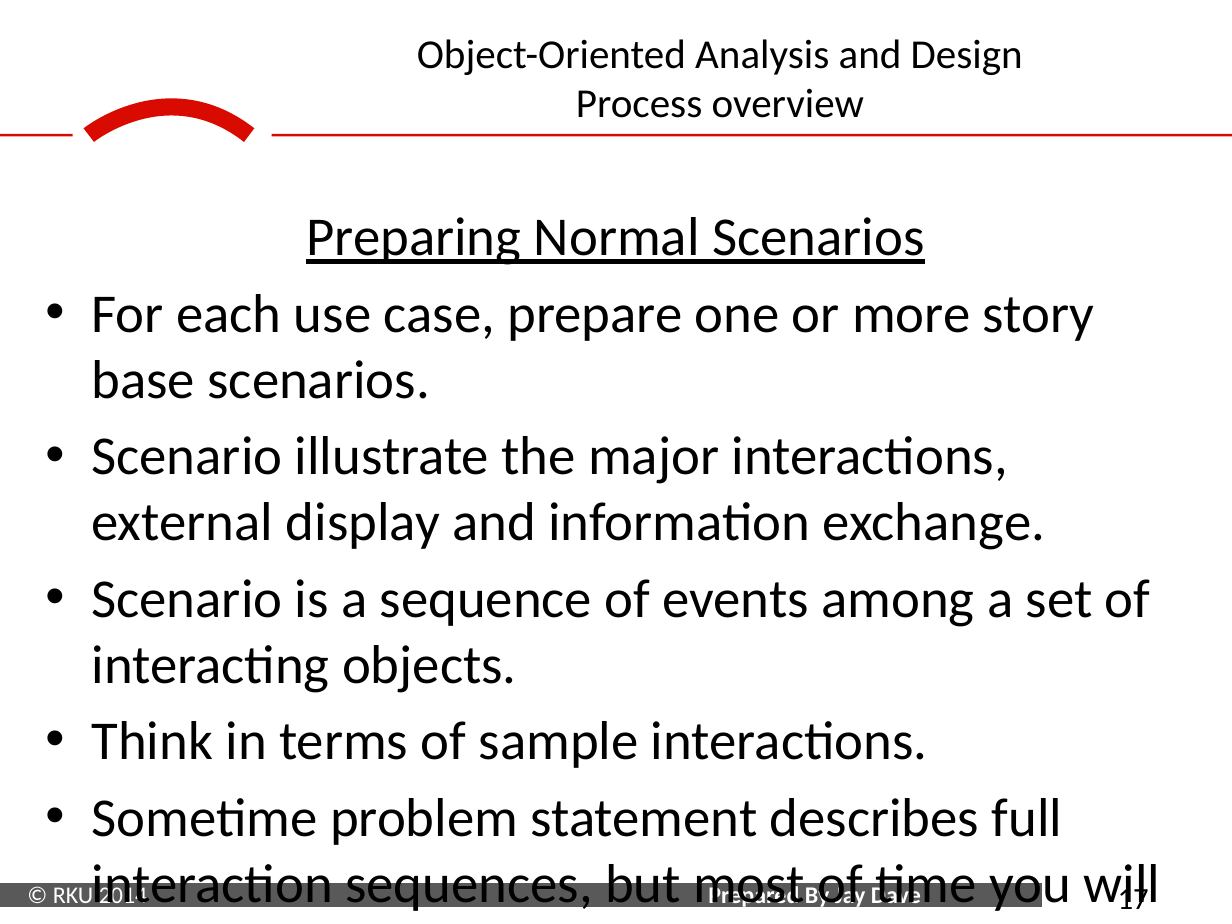
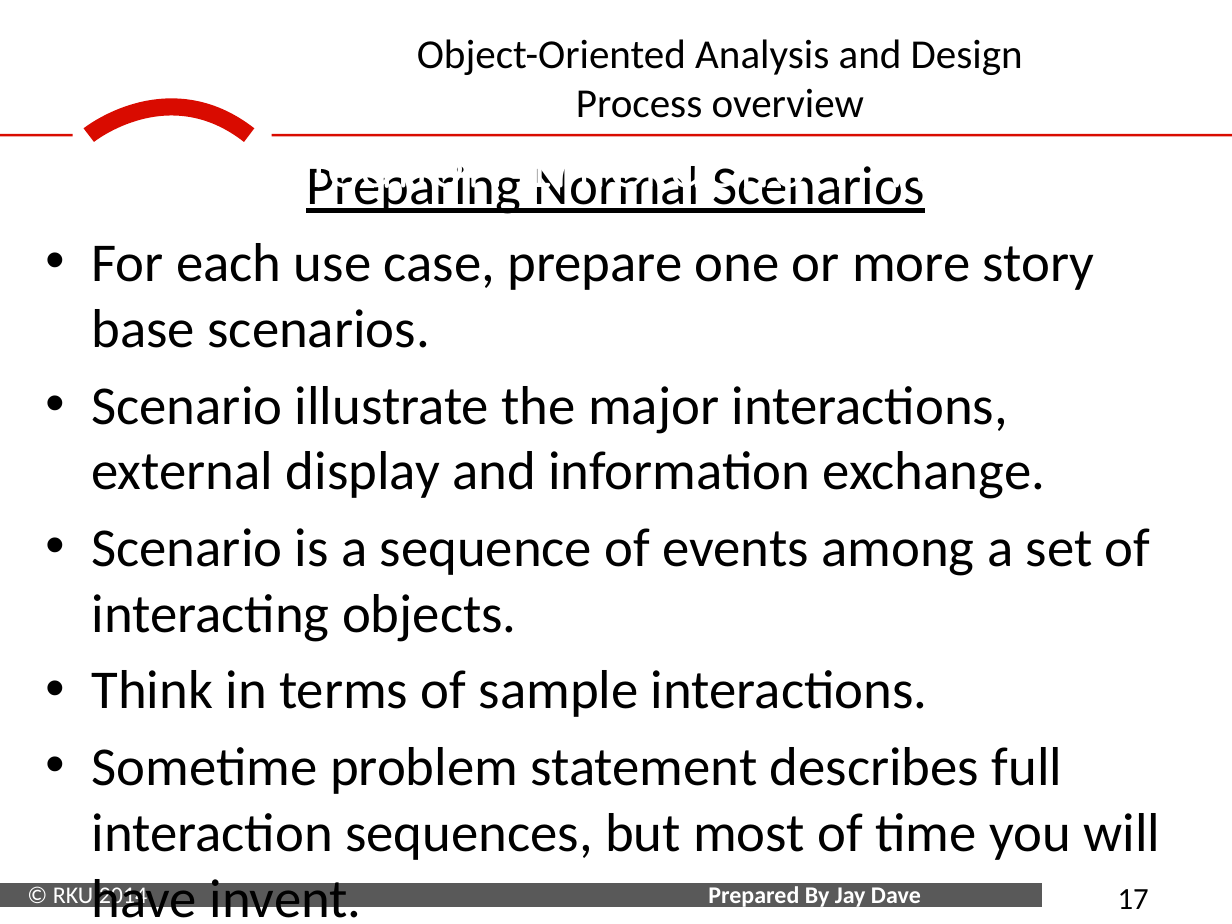
Before and after one commit to aamirdakhani/SEM-5, a slide deck: slide 17 of OOMD/Unit 5/Unit 4 & 5.pptx. Drawn at 1232x924 pixels with LibreOffice and Linux fonts; fonts in the diff are those of the drawing; background and template pictures are left out. Boxes give left, top, right and bottom in pixels: in the first picture for what was removed or moved away, otherwise in the second. Text is boxed around its words. In the diff, an @@ line names an element or a change of style, - is before the commit and + after.

```diff
--- a/OOMD/Unit 5/Unit 4 & 5.pptx
+++ b/OOMD/Unit 5/Unit 4 & 5.pptx
@@ text "Preparing Normal Scenarios": place and size @@
-text "Preparing Normal Scenarios" at <box>92,217,1160,911</box>
+text "Preparing Normal Scenarios" at <box>92,166,1160,860</box>
```
Also in this commit, not shown: 7 other slides changed, 4 other files.
